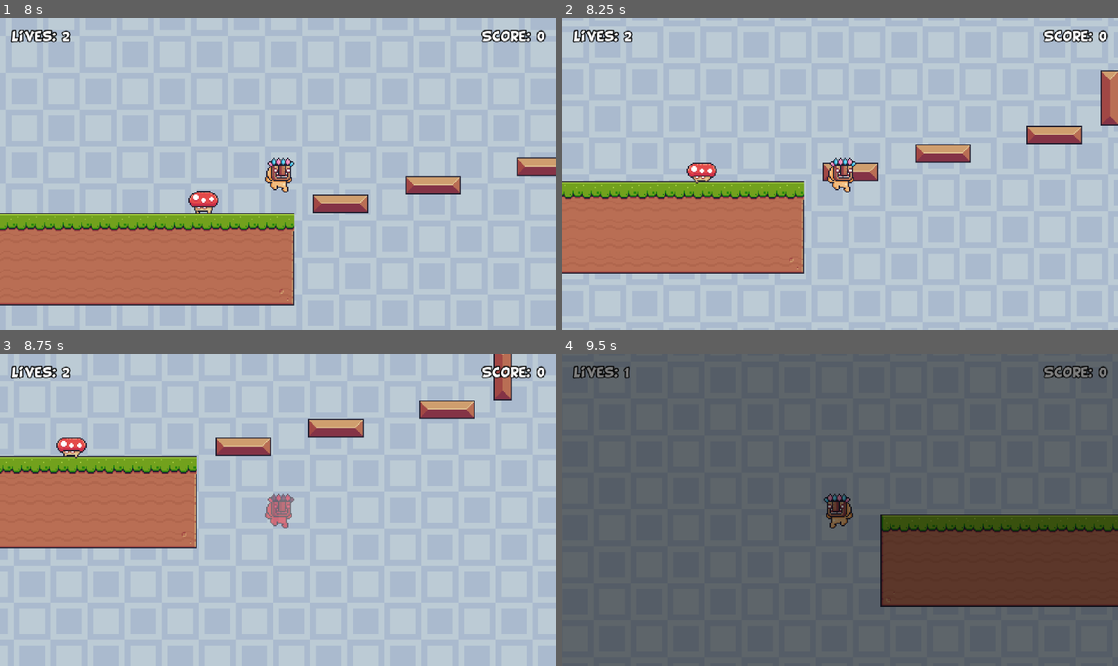
Above: before the commit, frames 1-4 (two rows, left to right).
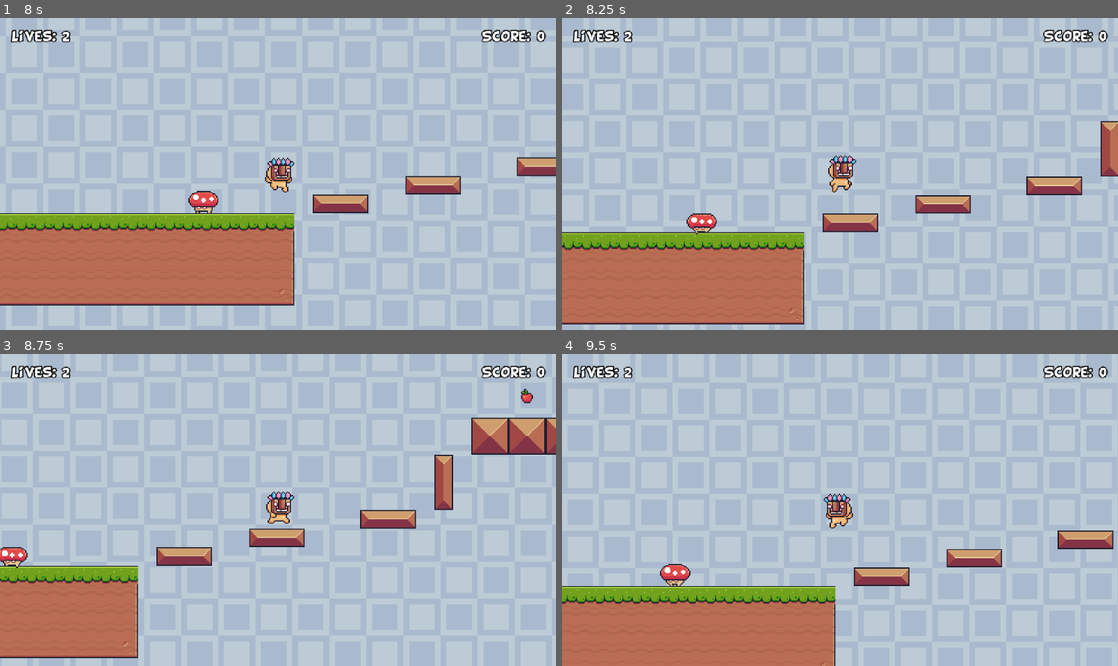
Above: after the commit, the same moments.

Repository: DarioZubaray/godot-learning-projects
Game: Godot game, scene res://scenes/ui/main.tscn
The game is run twice, just before and just after one commit, with the same random seed, the same clock (stepped at 60 frames per second) and the same inputs.
Inputs:
- Up to frame 1 (8 s): click "Start" at 0.5 s; hold Right (right) 1.28-2.78 s; tap Space (jump) at 1.35, 1.52, 1.82, 2.1, 2.27, 2.57, 2.85, 3.6, 3.77, 4.07, 4.35, 4.52, 4.82, 5.1, 5.27, 5.57, 5.85, 6.6, 6.77, 7.07, 7.35, 7.52, 7.82 s; hold Left (left) 2.78-5.03 s; hold Right (right) from 5.03 s (still down)
- Up to frame 2 (8.25 s): keep holding Right (right); tap Space (jump) at 8.1 s
- Up to frame 3 (8.75 s): keep holding Right (right); tap Space (jump) at 8.27, 8.57 s
- Up to frame 4 (9.5 s): release Right (right) at 8.78 s; hold Left (left) from 8.78 s (still down); tap Space (jump) at 8.85 s

Frame 1 is identical in both runs. In frame 2, 22% of the frame differs, in the area x 0-100%, y 16-99%; in frame 3, 25%; in frame 4, 100%, in the area x 0-100%, y 0-100%.

Commit message:
adding coyote time

Diff:
--- a/05-2d-platformer/project.godot
+++ b/05-2d-platformer/project.godot
@@ -8,11 +8,15 @@
 
 config_version=5
 
+[animation]
+
+compatibility/default_parent_skeleton_in_mesh_instance_3d=true
+
 [application]
 
 config/name="2D-platformer"
 run/main_scene="uid://wgcauaumkton"
-config/features=PackedStringArray("4.5", "Mobile")
+config/features=PackedStringArray("4.6", "Mobile")
 config/icon="res://icon.svg"
 
 [autoload]
--- a/05-2d-platformer/scenes/player/player.gd
+++ b/05-2d-platformer/scenes/player/player.gd
@@ -3,6 +3,7 @@
 @export var speed: float
 @export var jump_speed: float
 @export var gravity: float
+@export var coyote_time: float
 
 @onready var animated_sprite_2d: AnimatedSprite2D = $AnimatedSprite2D
 @onready var animation_player: AnimationPlayer = $AnimationPlayer
@@ -10,6 +11,7 @@
 @onready var audio_stream_player_2d: AudioStreamPlayer2D = $AudioStreamPlayer2D
 
 var is_facing_right = true
+var coyote_timer := 0.0
 
 func _ready() -> void:
 	SignalManager.level_completed.connect(on_level_completed)
@@ -34,8 +36,14 @@
 			animated_sprite_2d.play("fall")
 
 func jump(delta: float) -> void:
-	if Input.is_action_just_pressed("jump") and is_on_floor():
+	if is_on_floor():
+		coyote_timer = coyote_time
+	else:
+		coyote_timer -= delta
+
+	if Input.is_action_just_pressed("jump") and (is_on_floor() or coyote_timer > 0):
 		velocity.y = -jump_speed
+		coyote_timer = 0
 		AudioManager.play_sfx(audio_stream_player_2d, AudioManager.JUMP)
 	if not is_on_floor():
 		velocity.y += gravity * delta
--- a/05-2d-platformer/scenes/player/player.tscn
+++ b/05-2d-platformer/scenes/player/player.tscn
@@ -272,35 +272,36 @@
 &"dead": SubResource("Animation_p47bc")
 }
 
-[node name="Player" type="CharacterBody2D" groups=["player"]]
+[node name="Player" type="CharacterBody2D" unique_id=1851860728 groups=["player"]]
 collision_layer = 2
 script = ExtResource("1_dovo2")
 speed = 180.0
+jump_speed = 360.0
+gravity = 980.0
+coyote_time = 0.3
 metadata/_edit_group_ = true
 
-[node name="AnimatedSprite2D" type="AnimatedSprite2D" parent="."]
+[node name="AnimatedSprite2D" type="AnimatedSprite2D" parent="." unique_id=1412026416]
 sprite_frames = SubResource("SpriteFrames_ugbui")
 animation = &"fall"
 autoplay = "idle"
 
-[node name="CollisionShape2D" type="CollisionShape2D" parent="."]
+[node name="CollisionShape2D" type="CollisionShape2D" parent="." unique_id=762314815]
 position = Vector2(0.5, 4.5)
 shape = SubResource("RectangleShape2D_dovo2")
 
-[node name="Hurtbox" type="Area2D" parent="."]
+[node name="Hurtbox" type="Area2D" parent="." unique_id=453951276]
 collision_layer = 2
 collision_mask = 20
 
-[node name="CollisionShape2D" type="CollisionShape2D" parent="Hurtbox"]
+[node name="CollisionShape2D" type="CollisionShape2D" parent="Hurtbox" unique_id=2115237442]
 position = Vector2(1, 3.5)
 shape = SubResource("RectangleShape2D_p47bc")
 
-[node name="AnimationPlayer" type="AnimationPlayer" parent="."]
-libraries = {
-&"": SubResource("AnimationLibrary_75vfm")
-}
-
-[node name="AudioStreamPlayer2D" type="AudioStreamPlayer2D" parent="."]
+[node name="AnimationPlayer" type="AnimationPlayer" parent="." unique_id=2094793337]
+libraries/ = SubResource("AnimationLibrary_75vfm")
+
+[node name="AudioStreamPlayer2D" type="AudioStreamPlayer2D" parent="." unique_id=235712639]
 
 [connection signal="area_entered" from="Hurtbox" to="." method="_on_hurtbox_area_entered"]
 [connection signal="animation_finished" from="AnimationPlayer" to="." method="_on_animation_player_animation_finished"]
Not shown: 1 places in 05-2d-platformer/resources/platformer.tres that only renumber resources
Not shown: 1 places in 05-2d-platformer/scenes/player/player.tscn that only renumber resources
